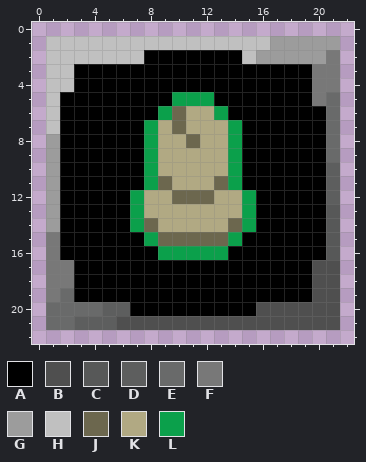
Two states of a pixel-art sprite, WizzardsDraughts/img/iQ8zJPPprMNPQq8.png. Above: the version before the commit.
The file is 23x23 pixels. Colours within 5 levels of each other are drawn and written as one.
Palette (. is transparent): A #000000  B #4f4f4f  C #575858  D #5d5e5e  E #696a6a  F #787878  G #9c9c9c  H #c0c0c0  J #6c674e  K #b1a983  L #0ba04b
Pixels before, first column x 1:
 1 HHHHHHHHHHHHHHHHGGGGG
 2 HHHHHHHAAAAAAAHGGGGGF
 3 HHAAAAAAAAAAAAAAAAAFF
 4 HHAAAAAAAAAAAAAAAAAFF
 5 HAAAAAAAALLLAAAAAAAFE
 6 HAAAAAAALJKKLAAAAAAAE
 7 HAAAAAALKJKKKLAAAAAAE
 8 GAAAAAALKKJKKLAAAAAAE
 9 GAAAAAALKKKKKLAAAAAAE
10 GAAAAAALKKKKKLAAAAAAD
11 GAAAAAALJKKKJLAAAAAAD
12 GAAAAALKKJJJKKLAAAAAD
13 GAAAAALKKKKKKKLAAAAAC
14 GAAAAALJKKKKKJLAAAAAC
15 FAAAAAALJJJJJLAAAAAAC
16 FAAAAAAALLLLLAAAAAAAC
17 FFAAAAAAAAAAAAAAAAABB
18 FFAAAAAAAAAAAAAAAAABB
19 FEAAAAAAAAAAAAAAAAABB
20 EEEEDDAAAAAAAAABBBBBB
21 EEDDDBBBBBBBBBBBBBBBB
After:
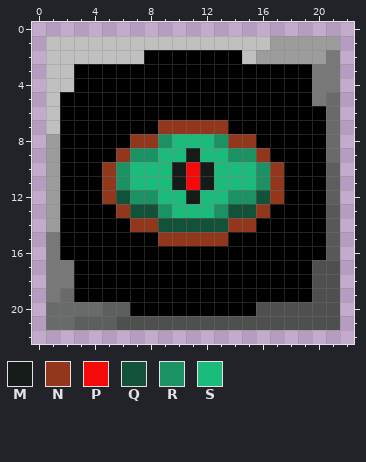
Colours new in this view: M #151b19  N #93371c  P #f60909  Q #125239  R #1b9263  S #1bbb7c
Difference:
{"y":5,"x":10,"old":"LLL","new":"AAA"}
{"y":6,"x":9,"old":"LJKKL","new":"AAAAA"}
{"y":7,"x":8,"old":"LKJKKKL","new":"ANNNNNA"}
{"y":8,"x":7,"old":"ALKKJKKLA","new":"NNRSSSRNN"}
{"y":9,"x":6,"old":"AALKKKKKLAA","new":"NRRSSMSSRRN"}
{"y":10,"x":5,"old":"AAALKKKKKLAAA","new":"NRSSSMPMSSSRN"}
{"y":11,"x":5,"old":"AAALJKKKJLAAA","new":"NRSSSMPMSSSRN"}
{"y":12,"x":5,"old":"AALKKJJJKKLAA","new":"NQRRSSMSSRRQN"}
{"y":13,"x":6,"old":"ALKKKKKKKLA","new":"NQQRSSSRQQN"}
{"y":14,"x":7,"old":"LJKKKKKJL","new":"NNQQQQQNN"}
{"y":15,"x":8,"old":"LJJJJJL","new":"ANNNNNA"}
{"y":16,"x":9,"old":"LLLLL","new":"AAAAA"}
{"label":"changed","picture_box":[102,92,284,260]}
